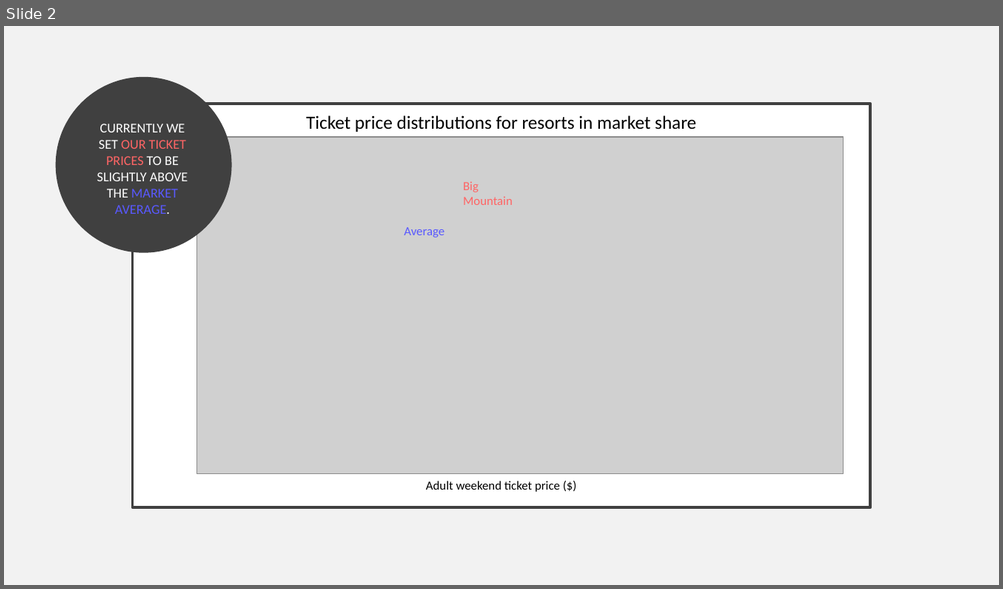
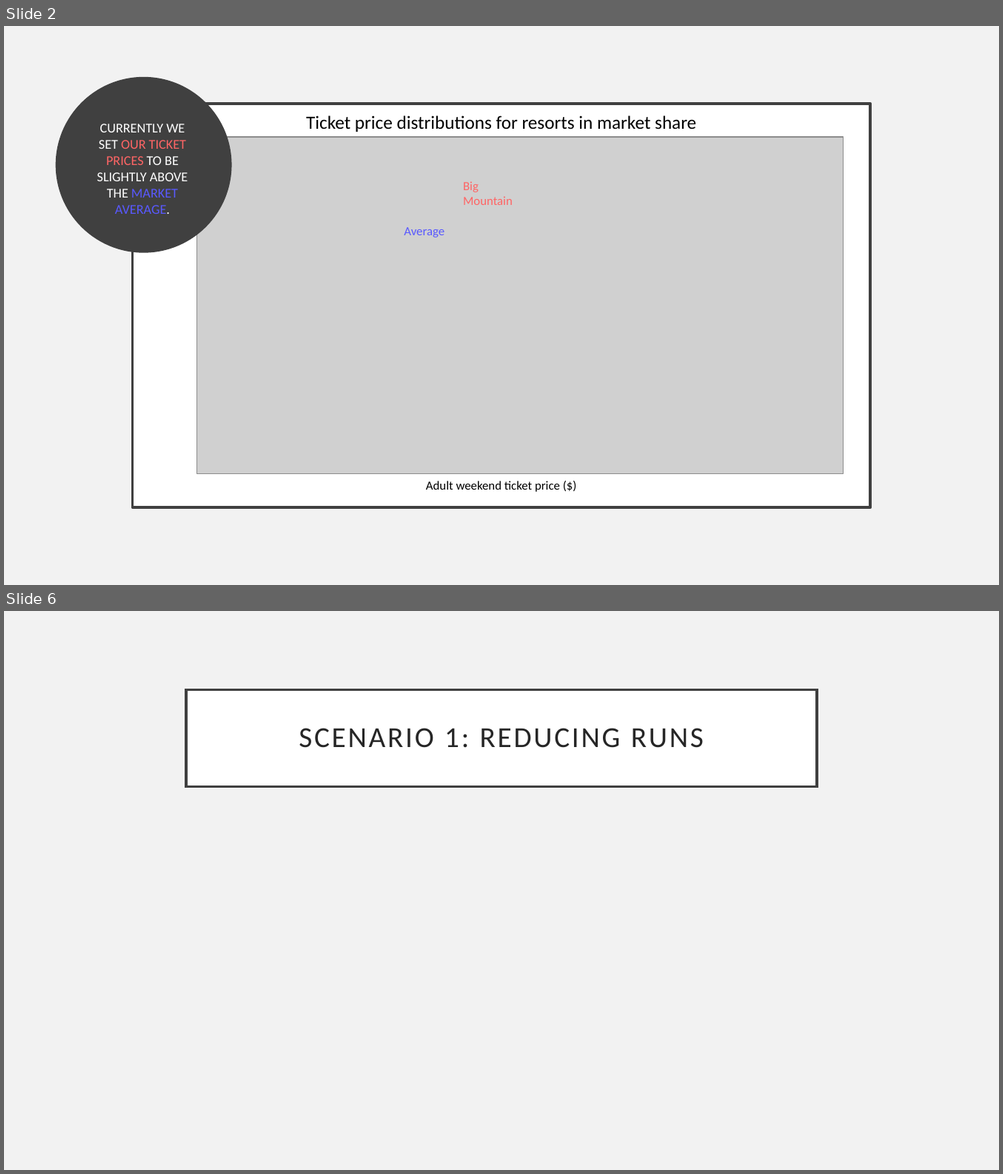
Before and after one commit to smanavi/DataScienceGuidedCapstone, a slide deck: Guided Capstone Slide Deck.pptx. Shown one above the other, each under a label of ours: slide 2 before the commit, slides 2 and 6 after it; the slides between them are not shown. The pictures are 1003x589 and 1003x1174 pixels, drawn with LibreOffice and Linux fonts; fonts in the diff are those of the drawing; grey boxes stand for pictures. Boxes give left, top, right and bottom in pixels: in the first picture for what was removed or moved away, otherwise in the second. Text is boxed around its words. In the diff, an @@ line names an element or a change of style, - is before the commit and + after.

```diff
--- a/Guided Capstone Slide Deck.pptx
+++ b/Guided Capstone Slide Deck.pptx
@@ slide 6 added at (x1=4, y1=611, x2=999, y2=1170), background #F2F2F2 @@
@@ title added at (x1=186, y1=689, x2=817, y2=786), fill #FFFFFF, outline #404040 2.5 pt, 28 pt, text #262626 @@
+SCENARIO 1: REDUCING RUNS
```
Also in this commit, not shown: 3 slides changed, 4 other slides added, 3 other files.
